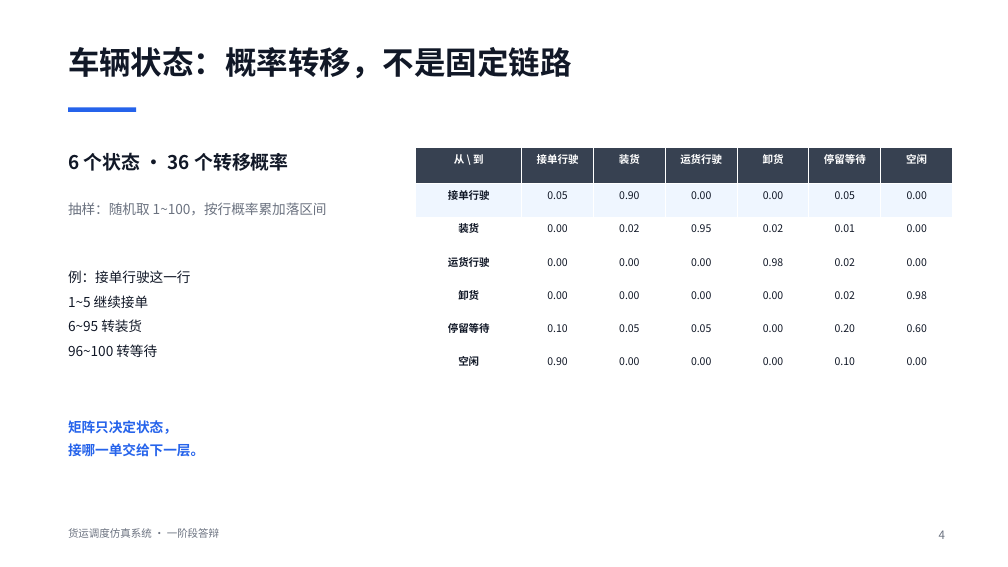
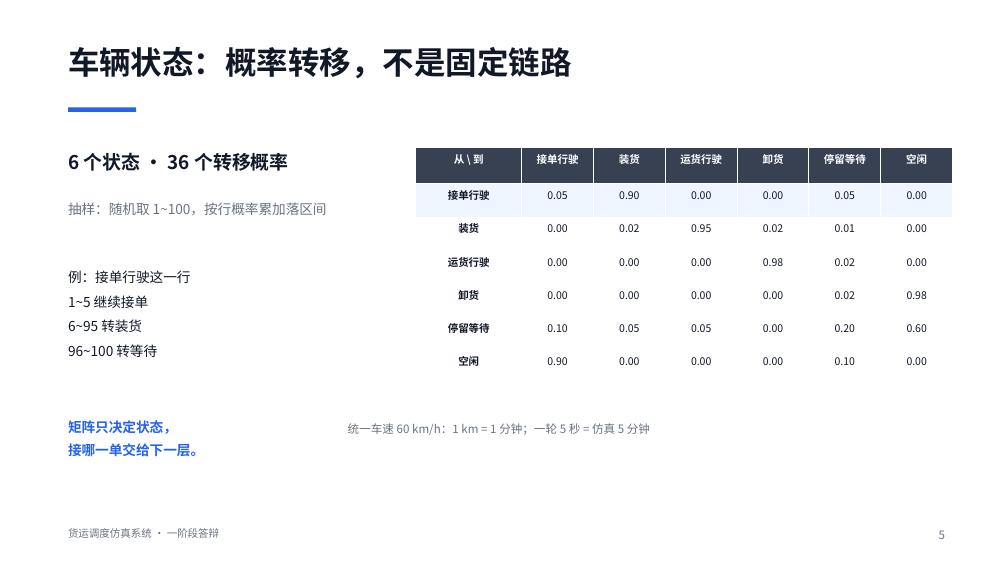
Before and after one commit to legdos/traffic_management_full, a slide deck: slide 5 of 答辩_交通管理仿真系统.pptx (slide 4 before the commit). Drawn at 1008x567 pixels with LibreOffice and Linux fonts; fonts in the diff are those of the drawing. Boxes give left, top, right and bottom in pixels: in the first picture for what was removed or moved away, otherwise in the second. Text is boxed around its words. In the diff, an @@ line names an element or a change of style, - is before the commit and + after.

Commit message:
feat: 工厂导入支持最小间距过滤与多城市抓取；补充答辩材料
- FactoryServiceImpl 导入时按 sim.min-factory-distance-km（默认 12km）过滤，避免点位挤在一起
- MapView 抓取范围扩到 10 个城市（成都/德阳/眉山/资阳/绵阳/乐山/内江/遂宁/自贡/南充）
- PPT 增至 10 页：第 3 页修正 5173/8080 表述，新增第 4 页「运行逻辑」展示真实 while 循环代码
- 新增答辩问答 50 题（docs/make_qa_docx.py 生成）

```diff
--- a/答辩_交通管理仿真系统.pptx
+++ b/答辩_交通管理仿真系统.pptx
@@ text added at <box>348,423,650,435</box>, 11 pt, text #6B7280 @@
+统一车速 60 km/h：1 km = 1 分钟；一轮 5 秒 = 仿真 5 分钟
@@ text at <box>939,530,945,539</box>: text changed @@
-4
+5
```
Also in this commit, not shown: 6 other slides changed, 1 slide added, 7 other files.
